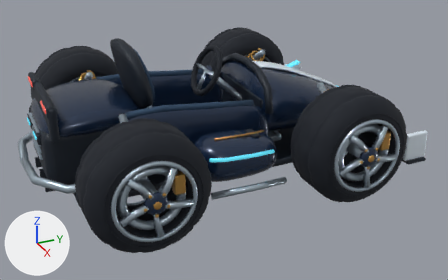
An edit to the glTF model assets/kart/production/karts/aurora_comet.glb, drawn before and after from the same camera.
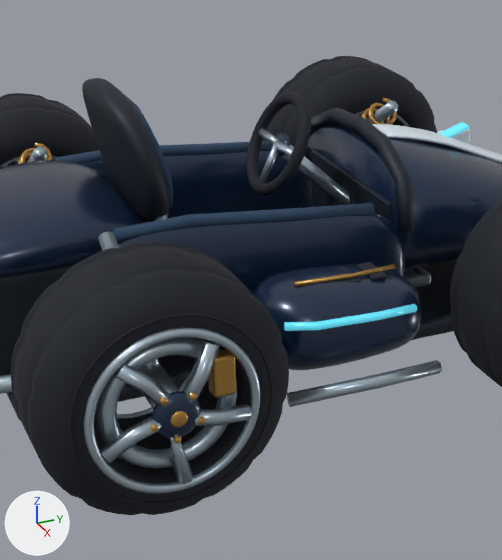
The first picture shows the older version from a 50 mm lens placed at (3.64, -1.48, 1.97), pointed at (0.16, 0.09, 0.23). The close-ups show the older and then the newer version on the part from 16% to 71% of the width and 0% to 98% of the height of that picture. Only the edits that show in the close-ups are written down. Arrows for +X, +Y and +Z are at lower left; the lights stay in place. Where no turn or scale is listed for an object, it has been applied to the vertices. Vertices at exactly the same position are counted once.

Objects in the first close-up: 'Aurora_comet_Mesh', 'Coachwork_Mesh', 'Steer_RR_Mesh', 'SteeringWheel_Mesh', 'Wheel_FL_Mesh', 'Wheel_FR_Mesh', 'Wheel_RL_Mesh', 'Wheel_RR_Mesh' and 1 more.
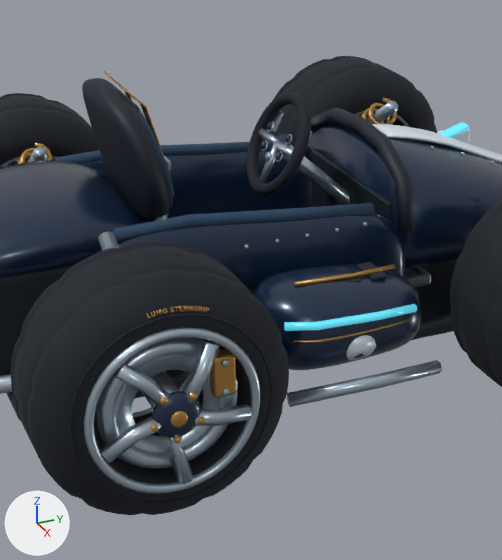
Patch to the scene script:
```diff
--- a/assets/kart/production/karts/aurora_comet.glb.py
+++ b/assets/kart/production/karts/aurora_comet.glb.py
@@ me_backcushion_mesh @@
 # used by ob_coachwork_mesh; location = (0.0, 0.0, 0.0)
-me_backcushion_mesh.from_pydata(...)  # 8473 vertices, 16634 faces; spans x -0.84..0.84, y -1.22..1.25, z 0.09..0.94
+me_backcushion_mesh.from_pydata(...)  # 10476 vertices, 20432 faces; spans x -0.84..0.84, y -1.22..1.25, z 0.09..0.95
+# me_backcushion_mesh part 1: 593 vertices added at x -0.29..0.29, y -0.5..-0.01, z 0.23..0.95
+# me_backcushion_mesh part 2: 70 vertices added at x 0.72..0.76, y -0.23..0.13, z 0.25..0.35
+# other edits to the shape of me_backcushion_mesh do not show in these pictures
 me_backcushion_mesh.materials.append(mat_wovenseatupholstery)
@@ me_brakedisc_rr_mesh @@
 # used by ob_wheel_rr_mesh; location = (0.77, -0.66, 0.35)
-me_brakedisc_rr_mesh.from_pydata(...)  # 3264 vertices, 6480 faces; spans x -0.19..0.235, y -0.35..0.35, z -0.35..0.35
+me_brakedisc_rr_mesh.from_pydata(...)  # 3942 vertices, 7768 faces; spans x -0.19..0.235, y -0.35..0.35, z -0.35..0.35
+# me_brakedisc_rr_mesh part 3: 678 vertices added at x 0.133..0.185, y -0.188..0.188, z -0.188..0.287
 me_brakedisc_rr_mesh.materials.append(mat_brushedaluminium)
@@ me_leathersteeringrim_mesh @@
 # used by ob_steeringwheel_mesh; location = (0.0, 0.03, 0.68)
-me_leathersteeringrim_mesh.from_pydata(...)  # 697 vertices, 1380 faces; spans x -0.175..0.175, y -0.087..0.087, z -0.159..0.159
+me_leathersteeringrim_mesh.from_pydata(...)  # 1259 vertices, 2476 faces; spans x -0.175..0.175, y -0.087..0.087, z -0.159..0.159
+# me_leathersteeringrim_mesh part 4: 562 vertices added at x -0.141..0.14, y -0.045..0.062, z -0.053..0.073
 me_leathersteeringrim_mesh.materials.append(mat_vulcanisedrubber)
```

Location of each change, [x1, y1, x2, y2] in pixels of the close-ups (502 x 560 px):
'Coachwork_Mesh', reshaped
    before: [0, 78, 502, 421]
    after: [0, 71, 502, 421]
part 1 of me_backcushion_mesh, added (mostly hidden)
    after: [104, 71, 175, 196]
part 2 of me_backcushion_mesh, added
    after: [293, 319, 410, 361]
part 3 of me_brakedisc_rr_mesh, added
    after: [97, 306, 238, 469]
part 4 of me_leathersteeringrim_mesh, added
    after: [261, 110, 312, 162]
